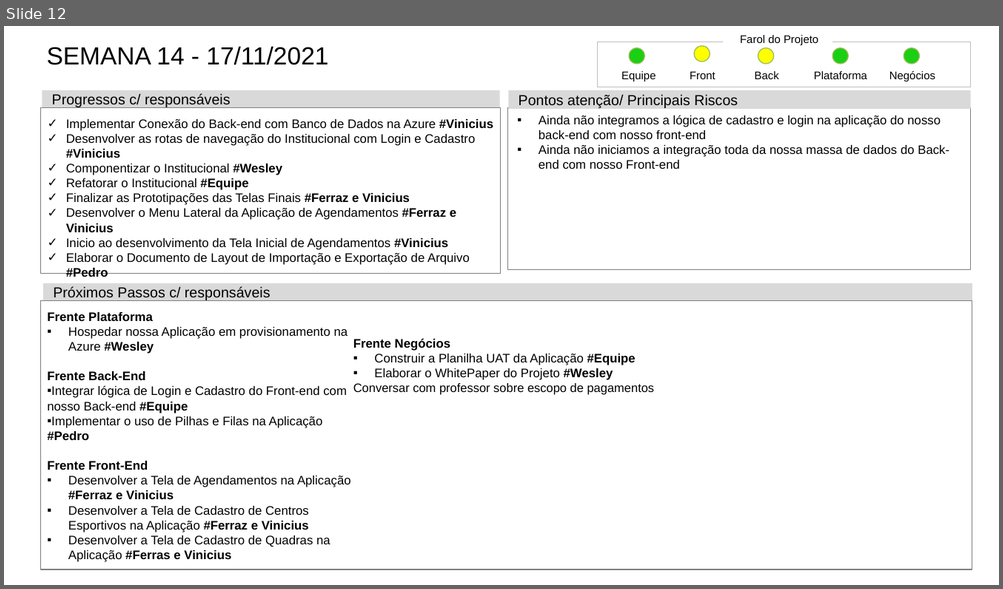
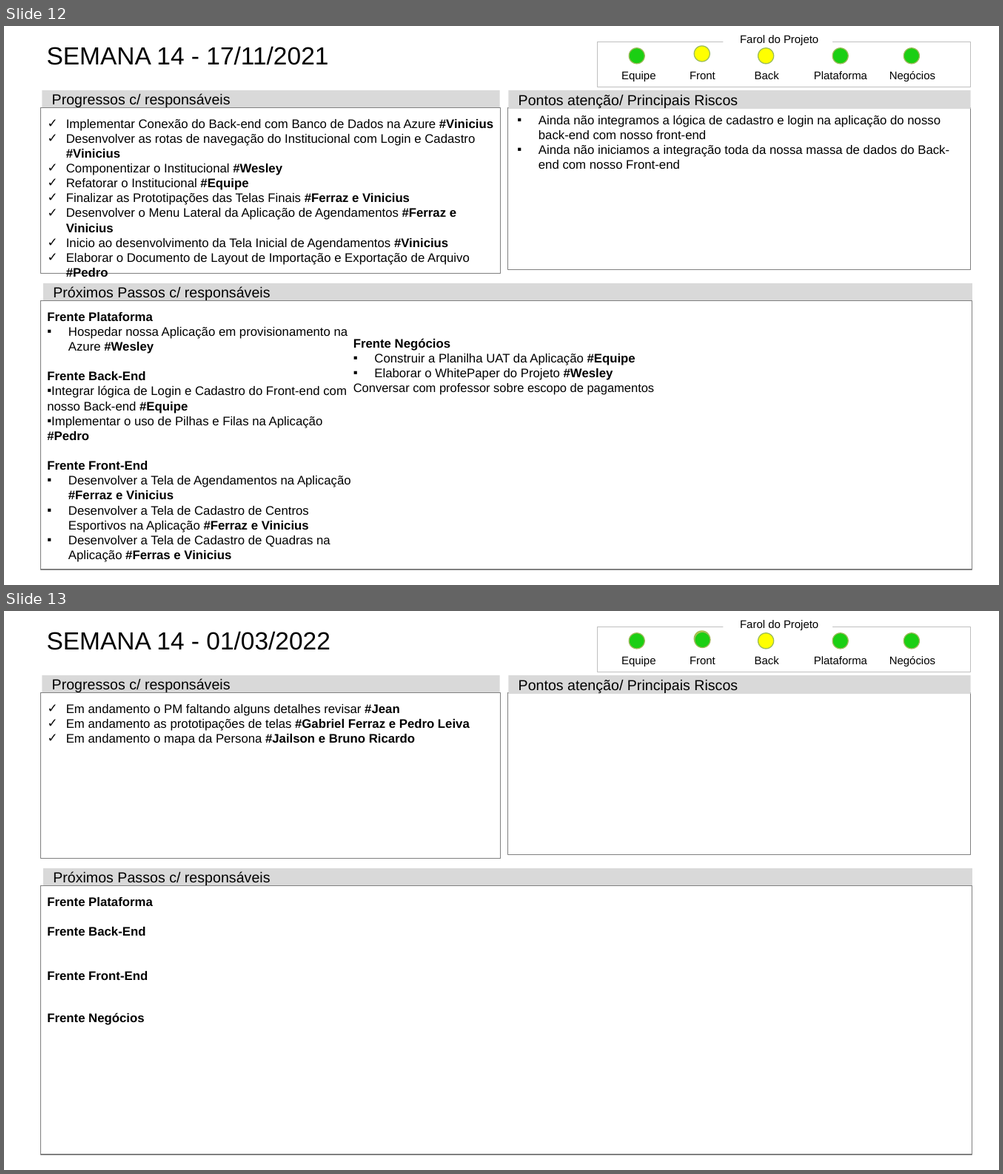
Before and after one commit to Biellferraz/Resenha, a slide deck: documentacao/status-report/Status_Report_-_Grupo_09.pptx. Shown one above the other, each under a label of ours: slide 12 before the commit, slides 12 and 13 after it. The pictures are 1003x589 and 1003x1174 pixels, drawn with LibreOffice and Linux fonts; fonts in the diff are those of the drawing. Boxes give left, top, right and bottom in pixels: in the first picture for what was removed or moved away, otherwise in the second. Text is boxed around its words. In the diff, an @@ line names an element or a change of style, - is before the commit and + after.

```diff
--- a/documentacao/status-report/Status_Report_-_Grupo_09.pptx
+++ b/documentacao/status-report/Status_Report_-_Grupo_09.pptx
@@ slide 13 added at [4, 611, 999, 1170], background #FFFFFF @@
@@ title added at [47, 631, 330, 650], 26.5 pt, text #000000 @@
+SEMANA 14 - 01/03/2022
@@ rectangle added at [597, 627, 970, 672], outline #BFBFBF 0.5 pt @@
@@ ellipse added at [694, 631, 710, 647], fill #FFFF00, outline #9BBB59 1 pt @@
@@ ellipse added at [694, 632, 710, 647], fill #1BCF13, outline #9BBB59 1 pt @@
@@ text added at [740, 620, 818, 630], 11.8 pt, text #000000 @@
+Farol do Projeto
@@ ellipse added at [629, 633, 644, 649], fill #1BCF13, outline #9BBB59 1 pt @@
@@ ellipse added at [758, 633, 774, 649], fill #FFFF00, outline #9BBB59 1 pt @@
@@ ellipse added at [832, 633, 848, 649], fill #1BCF13, outline #9BBB59 1 pt @@
@@ ellipse added at [903, 633, 919, 649], fill #1BCF13, outline #9BBB59 1 pt @@
@@ rectangle added at [42, 675, 500, 693], fill #D9D9D9, 15.4 pt, text #000000 @@
+Progressos c/ responsáveis
@@ rectangle added at [508, 675, 970, 694], fill #D9D9D9, 15.4 pt, text #000000 @@
+Pontos atenção/ Principais Riscos
@@ text added at [621, 656, 655, 667], 11.8 pt, text #000000 @@
+Equipe
@@ text added at [689, 656, 715, 664], 11.8 pt, text #000000 @@
+Front
@@ text added at [754, 656, 779, 664], 11.8 pt, text #000000 @@
+Back
@@ text added at [814, 656, 867, 664], 11.8 pt, text #000000 @@
+Plataforma
@@ text added at [889, 656, 935, 667], 11.8 pt, text #000000 @@
+Negócios
@@ rectangle added at [40, 693, 500, 859], outline #808080 1 pt, 13.2 pt, text #000000 @@
+✓ Em andamento o PM faltando alguns detalhes revisar #Jean
+✓ Em andamento as prototipações de telas #Gabriel Ferraz e Pedro Leiva
+✓ Em andamento o mapa da Persona #Jailson e Bruno Ricardo
@@ rectangle added at [507, 693, 970, 855], outline #808080 1 pt @@
@@ rectangle added at [43, 869, 972, 886], fill #D9D9D9, 15.4 pt, text #000000 @@
+Próximos Passos c/ responsáveis
@@ rectangle added at [40, 886, 972, 1155], outline #808080 1 pt, 13.2 pt, text #000000, bold @@
+  Frente Plataforma
+  Frente Back-End
+  Frente Front-End
+  Frente Negócios
```
Also in this commit, not shown: 1 other slide added.
